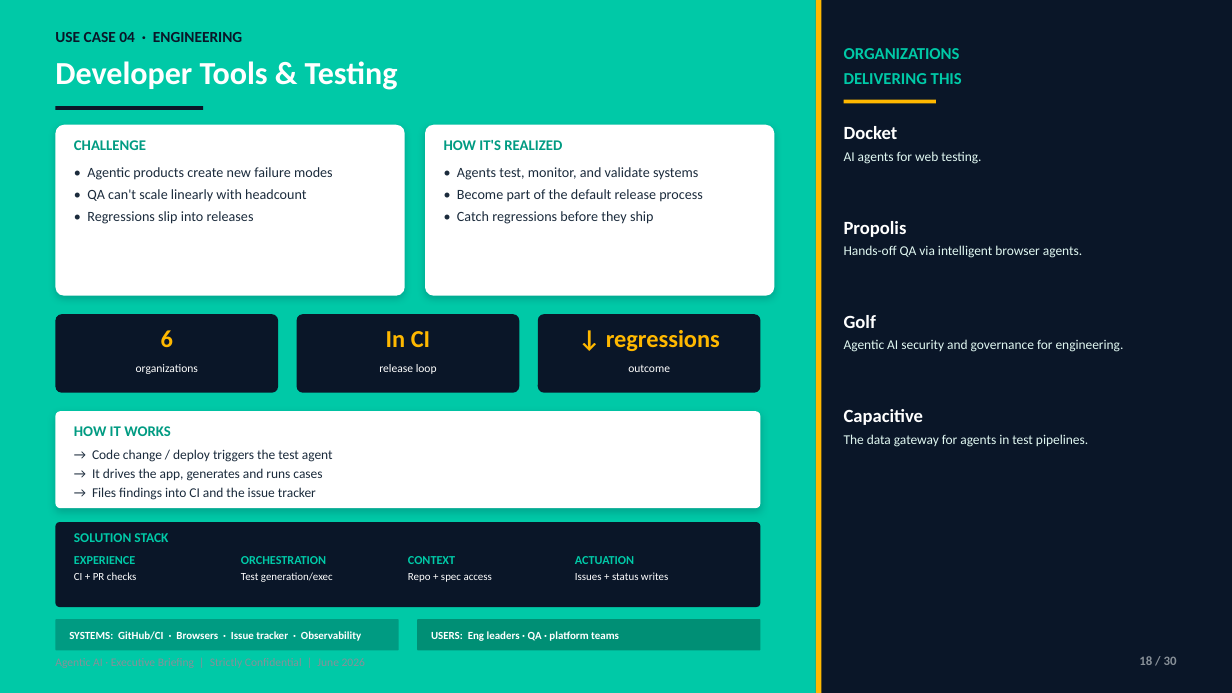
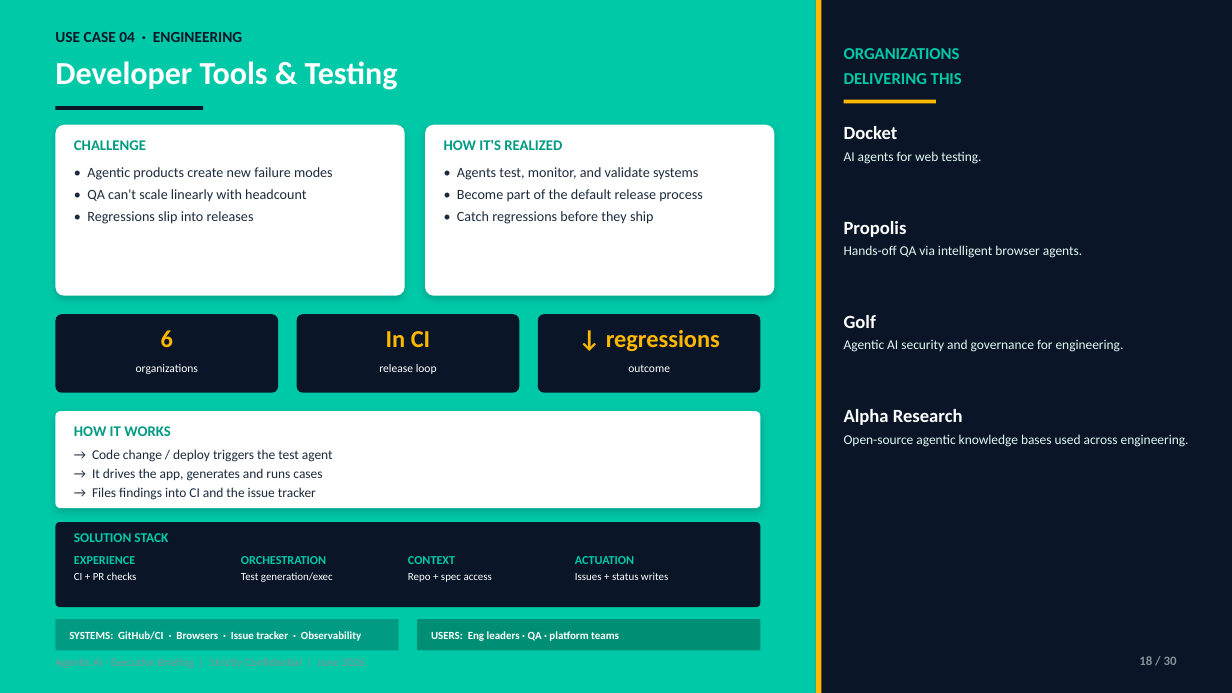
Before and after one commit to shekerkamma/ticketforge, a slide deck: slide 18 of docs/reports/yc-agent-usecases-executive.pptx. Drawn at 1232x693 pixels with LibreOffice and Linux fonts; fonts in the diff are those of the drawing. Boxes give left, top, right and bottom in pixels: in the first picture for what was removed or moved away, otherwise in the second. Text is boxed around its words. In the diff, an @@ line names an element or a change of style, - is before the commit and + after.

```diff
--- a/docs/reports/yc-agent-usecases-executive.pptx
+++ b/docs/reports/yc-agent-usecases-executive.pptx
@@ text at (x1=844, y1=409, x2=963, y2=425): text changed @@
-Capacitive
+Alpha Research
@@ text at (x1=844, y1=434, x2=1189, y2=447): text changed @@
-The data gateway for agents in test pipelines.
+Open-source agentic knowledge bases used across engineering.
```
Also in this commit, not shown: 7 other slides changed, 5 other files.
